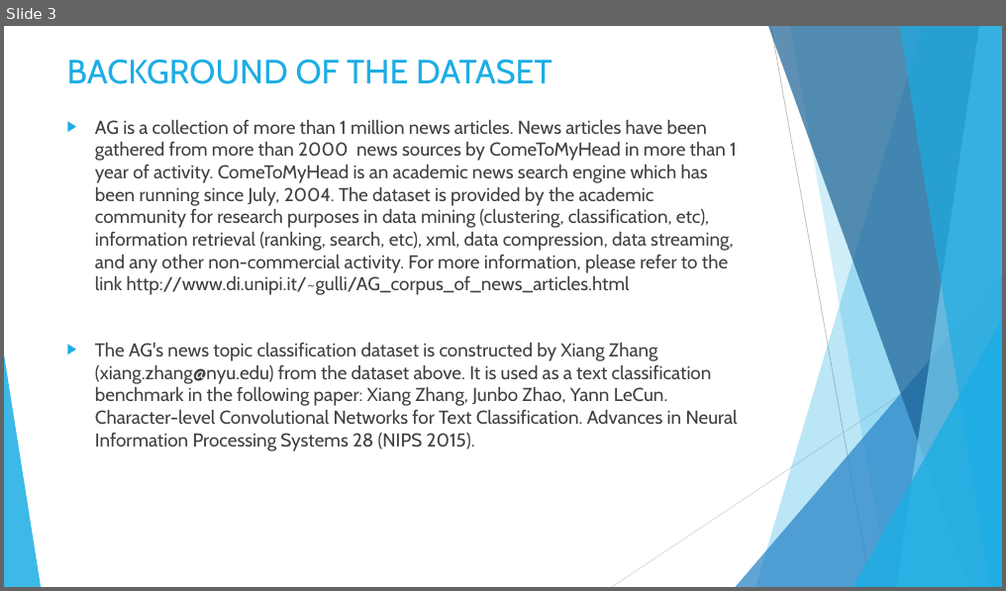
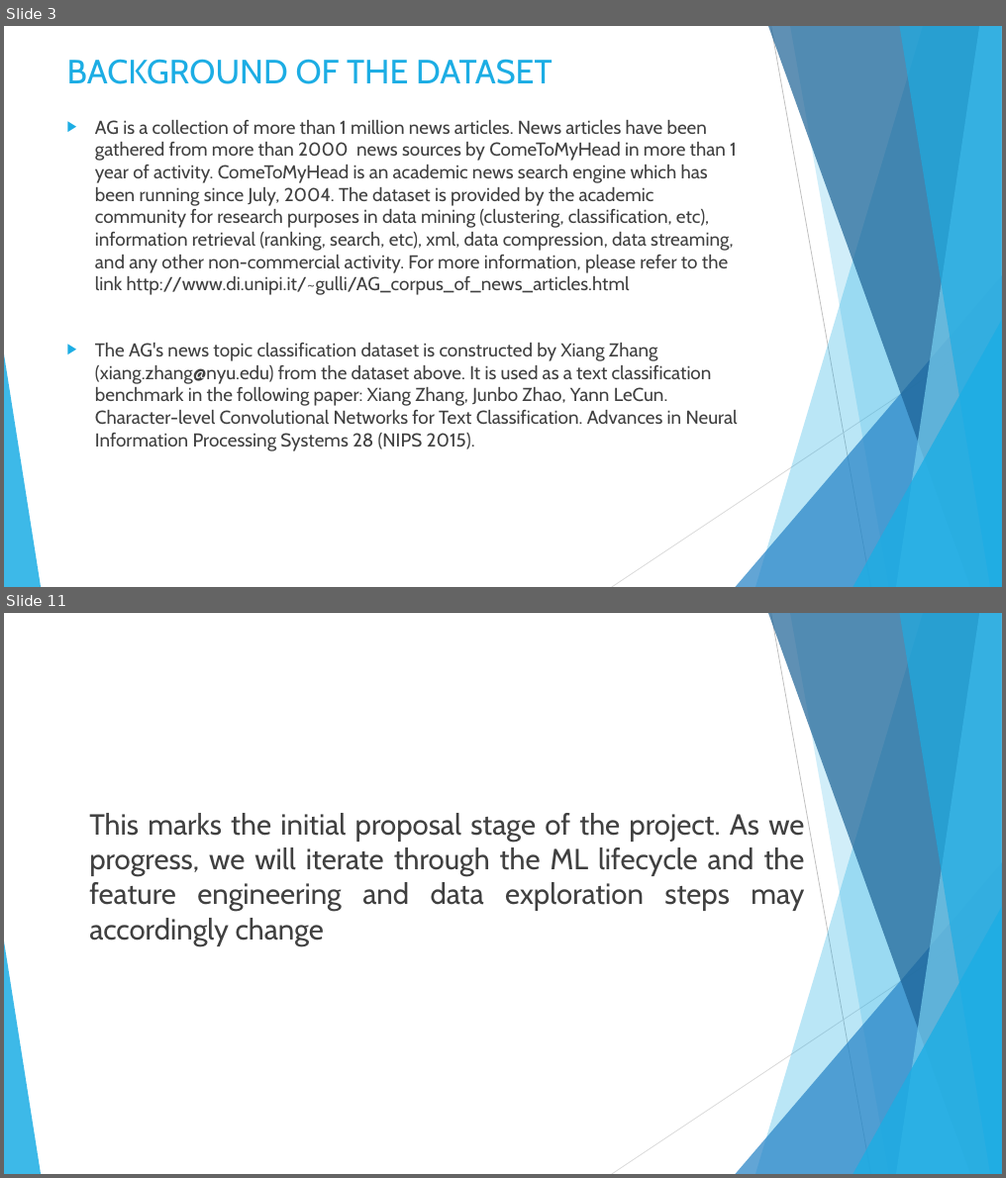
Before and after one commit to DataKnightsAI/Text-Classification-for-News-Summaries, a slide deck: CSML-1010-Group 20.pptx. Shown one above the other, each under a label of ours: slide 3 before the commit, slides 3 and 11 after it; the slides between them are not shown. The pictures are 1006x591 and 1006x1178 pixels, drawn with LibreOffice and Linux fonts; fonts in the diff are those of the drawing. Boxes give left, top, right and bottom in pixels: in the first picture for what was removed or moved away, otherwise in the second. Text is boxed around its words. In the diff, an @@ line names an element or a change of style, - is before the commit and + after.

Commit message:
Final commit of proposal

```diff
--- a/CSML-1010-Group 20.pptx
+++ b/CSML-1010-Group 20.pptx
@@ slide 11 added at bbox=[4, 613, 1002, 1174], background #FFFFFF; not listed: 10 template elements that a slide beside it also shows @@
@@ text added at bbox=[89, 813, 805, 947], 28 pt, text #404040 @@
+This marks the initial proposal stage of the project. As we progress, we will iterate through the ML lifecycle and the feature engineering and data exploration steps may accordingly change
```
Also in this commit, not shown: 1 slide changed, 7 other slides added, 6 other files.
